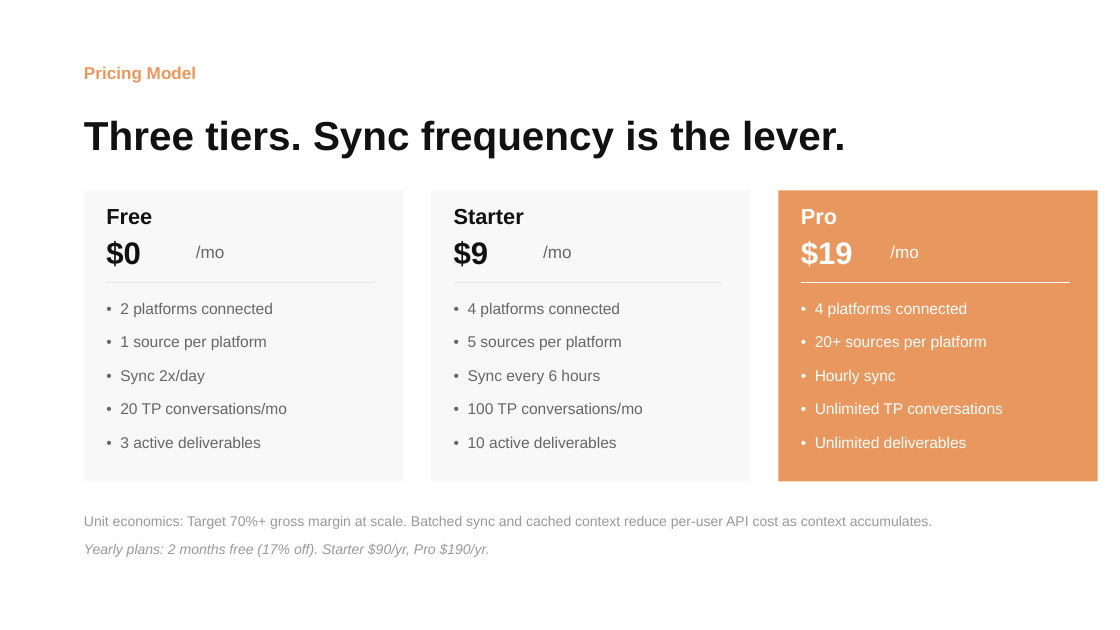
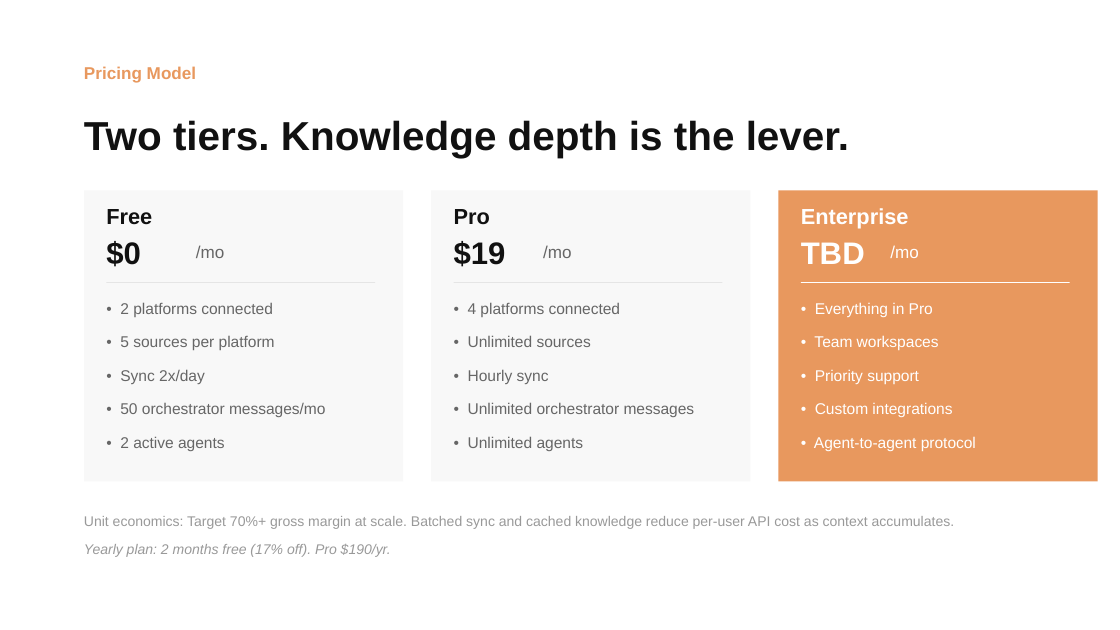
Before and after one commit to Kvkthecreator/yarnnnn, a slide deck: slide 13 of docs/working_docs/investors/IR Deck - yarnnn - March 2026.pptx (slide 14 before the commit). Drawn at 1120x630 pixels with LibreOffice and Linux fonts; fonts in the diff are those of the drawing. Boxes give left, top, right and bottom in pixels: in the first picture for what was removed or moved away, otherwise in the second. Text is boxed around its words. In the diff, an @@ line names an element or a change of style, - is before the commit and + after.

```diff
--- a/docs/working_docs/investors/IR Deck - yarnnn - March 2026.pptx
+++ b/docs/working_docs/investors/IR Deck - yarnnn - March 2026.pptx
@@ text at [84,120,849,158]: text changed @@
-Three tiers. Sync frequency is the lever.
+Two tiers. Knowledge depth is the lever.
@@ text at [454,209,490,225]: text changed @@
-Starter
+Pro
@@ text at [801,208,909,229]: text changed @@
-Pro
+Enterprise
@@ text at [454,241,506,267]: text changed @@
-$9
+$19
@@ text at [801,242,865,264]: text changed @@
-$19
+TBD
@@ text at [815,302,933,317]: text changed @@
-• 4 platforms connected
+• Everything in Pro
@@ text at [120,336,275,350]: text changed @@
-• 1 source per platform
+• 5 sources per platform
@@ text at [468,335,591,347]: text changed @@
-• 5 sources per platform
+• Unlimited sources
@@ text at [814,335,939,350]: text changed @@
-• 20+ sources per platform
+• Team workspaces
@@ text at [468,370,549,384]: text changed @@
-• Sync every 6 hours
+• Hourly sync
@@ text at [815,369,919,384]: text changed @@
-• Hourly sync
+• Priority support
@@ text at [120,403,326,417]: text changed @@
-• 20 TP conversations/mo
+• 50 orchestrator messages/mo
@@ text at [468,402,695,417]: text changed @@
-• 100 TP conversations/mo
+• Unlimited orchestrator messages
@@ text at [815,402,952,417]: text changed @@
-• Unlimited TP conversations
+• Custom integrations
@@ text at [120,436,225,451]: text changed @@
-• 3 active deliverables
+• 2 active agents
@@ text at [468,436,584,451]: text changed @@
-• 10 active deliverables
+• Unlimited agents
@@ text at [814,437,976,451]: text changed @@
-• Unlimited deliverables
+• Agent-to-agent protocol
@@ text at [84,516,954,529]: text changed @@
-Unit economics: Target 70%+ gross margin at scale. Batched sync and cached context reduce per-user API cost as context accumulates.
+Unit economics: Target 70%+ gross margin at scale. Batched sync and cached knowledge reduce per-user API cost as context accumulates.
@@ text at [84,544,391,557]: text changed @@
-Yearly plans: 2 months free (17% off). Starter $90/yr, Pro $190/yr.
+Yearly plan: 2 months free (17% off). Pro $190/yr.
```
Also in this commit, not shown: 12 other slides changed, 1 slide added, 1 slide removed, 7 other files.
